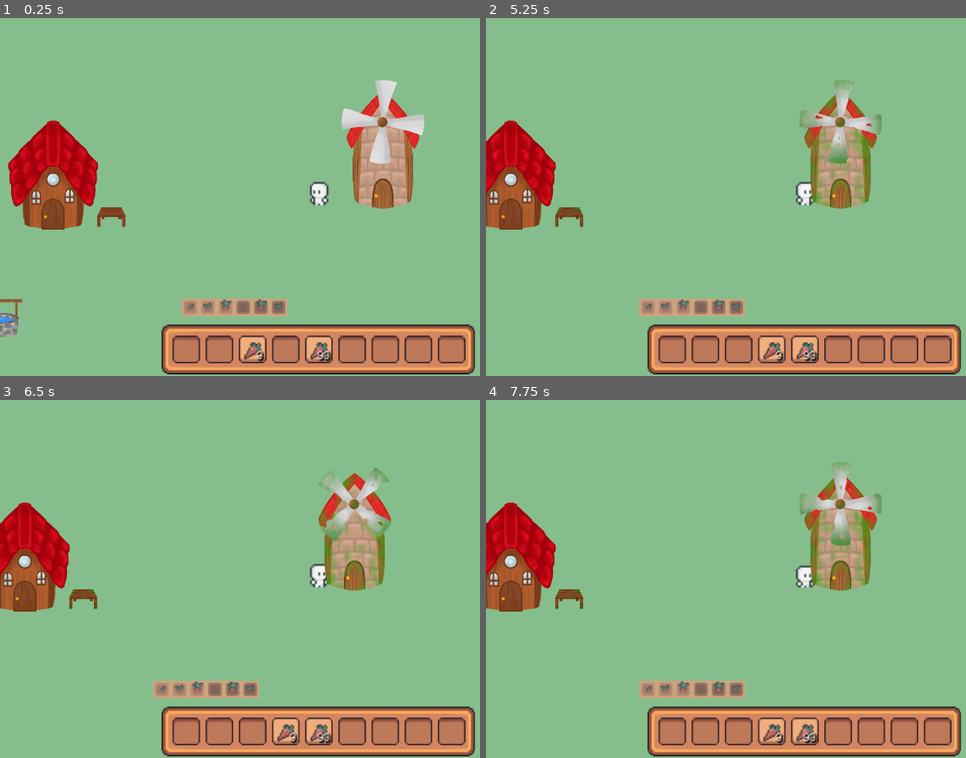
Above: before the commit, frames 1-4 (two rows, left to right).
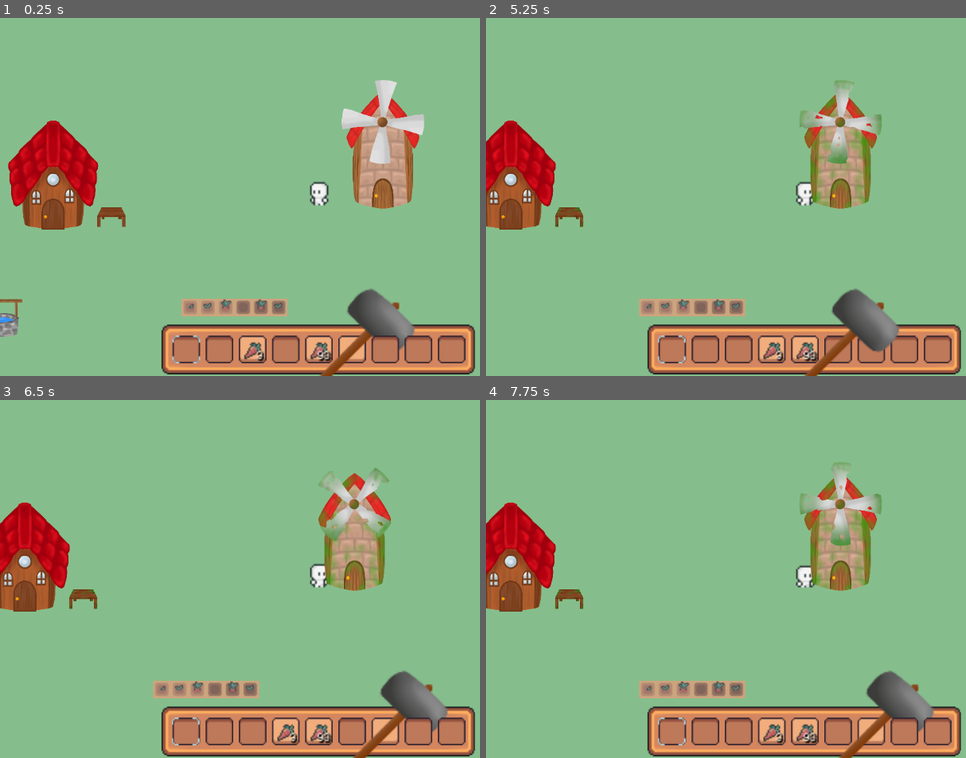
Above: after the commit, the same moments.

Repository: LaClimSx/Back-to-the-roots
Game: Godot game, scene res://Scenes/world.tscn
Two runs of this game, one before a commit and one after it. Both use one fixed random seed, a clock stepped at 60 frames per second and the inputs below.
Inputs (mouse positions are in pixels of both pictures, inside the frame that each line leads up to):
- Up to frame 1 (0.25 s): no input
- Up to frame 2 (5.25 s): click (673, 350) at 0.5 s; click (706, 350) at 1.25 s; click (735, 350) at 2 s; click (769, 350) at 2.75 s; click (802, 350) at 3.5 s; move the mouse to (946, 179) at 4.27 s; hold Right (move_right) 4.28-5 s; hold Space (Interact) 4.28-5 s; click (946, 179) at 4.42 s; tap 1 (select_1, bound only after the commit) at 4.55 s; click (836, 350) at 5 s
- Up to frame 3 (6.5 s): click (384, 732) at 5.75 s
- Up to frame 4 (7.75 s): click (903, 732) at 6.5 s; click (937, 732) at 7.25 s

The runs differ from the first frame. In frame 1, 1.8% of the frame differs, in the area x 35-87%, y 75-100%; in frame 2, 1.8%; in frame 3, 1.8%; in frame 4, 1.8%.

Commit message:
feat: use items

Diff:
--- /dev/null
+++ b/Inventory/Items/hammer.tres
@@ -0,0 +1,17 @@
+[gd_resource type="Resource" script_class="Tool" load_steps=5 format=3 uid="uid://bq8mygvms6a06"]
+
+[ext_resource type="Texture2D" uid="uid://bhrsxjoxalels" path="res://Assets/Outils/Marteau/hammer_broken.png" id="1_ayi1m"]
+[ext_resource type="Script" path="res://Inventory/Items/tool.gd" id="1_kpyv8"]
+[ext_resource type="Texture2D" uid="uid://dppis3ileju38" path="res://Assets/Outils/Marteau/hamme_good.png" id="2_a6six"]
+[ext_resource type="Texture2D" uid="uid://dxmixkdxfacqm" path="res://Assets/Outils/Marteau/hammer_mid.png" id="3_afq6i"]
+
+[resource]
+script = ExtResource("1_kpyv8")
+maxDurability = 6
+durability = 6
+good_texture = ExtResource("2_a6six")
+mid_texture = ExtResource("3_afq6i")
+broken_texture = ExtResource("1_ayi1m")
+name = "hammer"
+texture = ExtResource("2_a6six")
+maxAmount = 1
--- /dev/null
+++ b/Inventory/Items/tool.gd
@@ -0,0 +1,18 @@
+class_name Tool extends Item
+
+@export var maxDurability: int = 100
+@export var durability: int = 100
+@export var good_texture: Texture2D
+@export var mid_texture: Texture2D
+@export var broken_texture: Texture2D
+
+
+func use(player: Player) -> void:
+	if durability > 0:
+		durability -= 1
+
+		if durability <= maxDurability/3:
+			texture = mid_texture
+		if durability == 0:
+			texture = broken_texture
+	print(durability)
--- a/Inventory/inventory.gd
+++ b/Inventory/inventory.gd
@@ -3,6 +3,7 @@
 class_name Inventory
 
 signal updated
+signal use_item
 
 @export var slots: Array[InventorySlot]
 
@@ -21,7 +22,25 @@
 	var index = slots.find(inventorySlot)
 	if index < 0 : return
 
+	remove_at_index(index)
+
+func remove_at_index(index: int) -> void:
 	slots[index] = InventorySlot.new()
+	updated.emit()
 
 func insertSlot(index: int, inventorySlot: InventorySlot):
 	slots[index] = inventorySlot
+
+func use_item_at_index(index: int) -> void:
+	if index < 0 || index >= slots.size() || !slots[index].item: return
+
+	var slot = slots[index]
+	use_item.emit(slot.item)
+	updated.emit()
+
+	if not slot.item is Tool:
+		if slot.amount > 1:
+			slot.amount -= 1
+			updated.emit()
+		else:
+			remove_at_index(index)
--- a/Inventory/inventory_gui.gd
+++ b/Inventory/inventory_gui.gd
@@ -4,6 +4,9 @@
 @onready var inventory : Inventory = preload("res://Inventory/player_inventory.tres")
 @onready var ItemStackGuiClass = preload("res://Inventory/item_stack_gui.tscn")
 @onready var slots: Array = $NinePatchRect/GridContainer.get_children()
+@onready var selector: Sprite2D = $Selector
+
+var currently_selected: int = 0
 
 var itemInHand: ItemStackGUI
 var oldIndex: int = -1
@@ -28,7 +31,9 @@
 func update():
 	for i in range(min(inventory.slots.size(),slots.size())):
 		var inventorySlot : InventorySlot = inventory.slots[i]
-		if !inventorySlot.item: continue
+		if !inventorySlot.item:
+			slots[i].clear()
+			continue
 
 		var itemStackGui: ItemStackGUI = slots[i].itemStackGui
 		if !itemStackGui:
@@ -131,8 +136,53 @@
 	insertItemInSlot(targetSlot)
 	locked = false
 
+func move_selector(direction: int):
+	currently_selected = (currently_selected + direction) % slots.size()
+	selector.global_position = slots[currently_selected].global_position
+
+func select_slot(index: int):
+	currently_selected = index
+	selector.global_position = slots[currently_selected].global_position
+
+func check_selection():
+	if Input.is_action_just_pressed("select_1"):
+		select_slot(0)
+		return
+	if Input.is_action_just_pressed("select_2"):
+		select_slot(1)
+		return
+	if Input.is_action_just_pressed("select_3"):
+		select_slot(2)
+		return
+	if Input.is_action_just_pressed("select_4"):
+		select_slot(3)
+		return
+	if Input.is_action_just_pressed("select_5"):
+		select_slot(4)
+		return
+	if Input.is_action_just_pressed("select_6"):
+		select_slot(5)
+		return
+	if Input.is_action_just_pressed("select_7"):
+		select_slot(6)
+		return
+	if Input.is_action_just_pressed("select_8"):
+		select_slot(7)
+		return
+	if Input.is_action_just_pressed("select_9"):
+		select_slot(8)
+		return
+
 func _input(event):
 	if itemInHand && !locked && (Input.is_action_pressed("Right_click") || Input.is_action_pressed("Interact" ) || Input.is_action_pressed("toggle_inventory")):
 		putItemBack()
+	check_selection()
+	if event is InputEventMouseButton:
+		if event.button_index == MOUSE_BUTTON_WHEEL_UP and event.pressed:
+			move_selector(1)
+		if event.button_index == MOUSE_BUTTON_WHEEL_DOWN and event.pressed:
+			move_selector(-1)
+	elif Input.is_action_just_pressed("Interact"):
+		inventory.use_item_at_index(currently_selected) #TODO : change this later
 
 	updateItemInHand()
--- a/Inventory/item.gd
+++ b/Inventory/item.gd
@@ -4,3 +4,6 @@
 @export var name: String = ""
 @export var texture: Texture2D
 @export var maxAmount: int = 99
+
+func use(player: Player) -> void:
+	pass
--- a/Inventory/player_inventory.tres
+++ b/Inventory/player_inventory.tres
@@ -1,8 +1,9 @@
-[gd_resource type="Resource" script_class="Inventory" load_steps=13 format=3 uid="uid://ctfhbwocw3s3j"]
+[gd_resource type="Resource" script_class="Inventory" load_steps=14 format=3 uid="uid://ctfhbwocw3s3j"]
 
 [ext_resource type="Script" path="res://Inventory/inventory_slot.gd" id="2_rfb0m"]
 [ext_resource type="Resource" uid="uid://cwhad3h02d6cl" path="res://Inventory/Items/carrot.tres" id="2_vim4j"]
 [ext_resource type="Script" path="res://Inventory/inventory.gd" id="3_7py5c"]
+[ext_resource type="Resource" uid="uid://bq8mygvms6a06" path="res://Inventory/Items/hammer.tres" id="4_stsix"]
 
 [sub_resource type="Resource" id="Resource_sitbi"]
 script = ExtResource("2_rfb0m")
@@ -28,7 +29,8 @@
 
 [sub_resource type="Resource" id="Resource_aioo6"]
 script = ExtResource("2_rfb0m")
-amount = 0
+item = ExtResource("4_stsix")
+amount = 1
 
 [sub_resource type="Resource" id="Resource_7brvy"]
 script = ExtResource("2_rfb0m")
--- a/Inventory/slot.gd
+++ b/Inventory/slot.gd
@@ -23,11 +23,16 @@
 
 	inventory.removeSlot(itemStackGui.slot)
 
-	container.remove_child(itemStackGui)
-	itemStackGui = null
-	backgroundSprite.frame = 0
+	clear()
 
 	return item
 
 func isEmpty():
 	return !itemStackGui
+
+func clear() -> void:
+	if itemStackGui:
+		container.remove_child(itemStackGui)
+		itemStackGui = null
+
+	backgroundSprite.frame = 0
--- a/Scenes/inventory_gui.tscn
+++ b/Scenes/inventory_gui.tscn
@@ -1,8 +1,9 @@
-[gd_scene load_steps=4 format=3 uid="uid://btquhh5o6ewuu"]
+[gd_scene load_steps=5 format=3 uid="uid://btquhh5o6ewuu"]
 
 [ext_resource type="Script" path="res://Inventory/inventory_gui.gd" id="1_7bajx"]
 [ext_resource type="Texture2D" uid="uid://bbcrxuaclgkar" path="res://Assets/Tiles/InventoryRect.png" id="1_go0nn"]
 [ext_resource type="PackedScene" uid="uid://cebv80lsj58ew" path="res://Scenes/slot.tscn" id="2_f871n"]
+[ext_resource type="Texture2D" uid="uid://4cuudu3v7wfj" path="res://Assets/Tiles/hotbar_selector.png" id="4_ff162"]
 
 [node name="Inventory" type="Control"]
 layout_mode = 3
@@ -70,3 +71,8 @@
 
 [node name="Slot9" parent="NinePatchRect/GridContainer" instance=ExtResource("2_f871n")]
 layout_mode = 2
+
+[node name="Selector" type="Sprite2D" parent="."]
+position = Vector2(8, 8)
+texture = ExtResource("4_ff162")
+centered = false
--- a/Scripts/player.gd
+++ b/Scripts/player.gd
@@ -1,4 +1,4 @@
-extends CharacterBody2D
+class_name Player extends CharacterBody2D
 
 @export var speed = 100
 var screen_size
@@ -11,6 +11,7 @@
 
 # Called when the node enters the scene tree for the first time.
 func _ready() -> void:
+	inventory.use_item.connect(use_item)
 	screen_size = get_viewport_rect().size
 	hide()
 
@@ -78,3 +79,6 @@
 func start(pos):
 	position = pos
 	show()
+
+func use_item(item: Item) -> void:
+	item.use(self)
--- a/project.godot
+++ b/project.godot
@@ -76,6 +76,51 @@
 "events": [Object(InputEventKey,"resource_local_to_scene":false,"resource_name":"","device":-1,"window_id":0,"alt_press …(192 unchanged characters)…
 ]
 }
+select_1={
+"deadzone": 0.5,
+"events": [Object(InputEventKey,"resource_local_to_scene":false,"resource_name":"","device":0,"window_id":0,"alt_pressed":false,"shift_pressed":false,"ctrl_pressed":false,"meta_pressed":false,"pressed":false,"keycode":0,"physical_keycode":49,"key_label":0,"unicode":0,"location":0,"echo":false,"script":null)
+]
+}
+select_2={
+"deadzone": 0.5,
+"events": [Object(InputEventKey,"resource_local_to_scene":false,"resource_name":"","device":-1,"window_id":0,"alt_pressed":false,"shift_pressed":false,"ctrl_pressed":false,"meta_pressed":false,"pressed":false,"keycode":0,"physical_keycode":50,"key_label":0,"unicode":50,"location":0,"echo":false,"script":null)
+]
+}
+select_3={
+"deadzone": 0.5,
+"events": [Object(InputEventKey,"resource_local_to_scene":false,"resource_name":"","device":-1,"window_id":0,"alt_pressed":false,"shift_pressed":false,"ctrl_pressed":false,"meta_pressed":false,"pressed":false,"keycode":0,"physical_keycode":51,"key_label":0,"unicode":51,"location":0,"echo":false,"script":null)
+]
+}
+select_4={
+"deadzone": 0.5,
+"events": [Object(InputEventKey,"resource_local_to_scene":false,"resource_name":"","device":-1,"window_id":0,"alt_pressed":false,"shift_pressed":false,"ctrl_pressed":false,"meta_pressed":false,"pressed":false,"keycode":0,"physical_keycode":52,"key_label":0,"unicode":52,"location":0,"echo":false,"script":null)
+]
+}
+select_5={
+"deadzone": 0.5,
+"events": [Object(InputEventKey,"resource_local_to_scene":false,"resource_name":"","device":-1,"window_id":0,"alt_pressed":false,"shift_pressed":false,"ctrl_pressed":false,"meta_pressed":false,"pressed":false,"keycode":0,"physical_keycode":53,"key_label":0,"unicode":53,"location":0,"echo":false,"script":null)
+]
+}
+select_6={
+"deadzone": 0.5,
+"events": [Object(InputEventKey,"resource_local_to_scene":false,"resource_name":"","device":-1,"window_id":0,"alt_pressed":false,"shift_pressed":false,"ctrl_pressed":false,"meta_pressed":false,"pressed":false,"keycode":0,"physical_keycode":54,"key_label":0,"unicode":54,"location":0,"echo":false,"script":null)
+]
+}
+select_7={
+"deadzone": 0.5,
+"events": [Object(InputEventKey,"resource_local_to_scene":false,"resource_name":"","device":-1,"window_id":0,"alt_pressed":false,"shift_pressed":false,"ctrl_pressed":false,"meta_pressed":false,"pressed":false,"keycode":0,"physical_keycode":55,"key_label":0,"unicode":55,"location":0,"echo":false,"script":null)
+]
+}
+select_8={
+"deadzone": 0.5,
+"events": [Object(InputEventKey,"resource_local_to_scene":false,"resource_name":"","device":-1,"window_id":0,"alt_pressed":false,"shift_pressed":false,"ctrl_pressed":false,"meta_pressed":false,"pressed":false,"keycode":0,"physical_keycode":56,"key_label":0,"unicode":56,"location":0,"echo":false,"script":null)
+]
+}
+select_9={
+"deadzone": 0.5,
+"events": [Object(InputEventKey,"resource_local_to_scene":false,"resource_name":"","device":-1,"window_id":0,"alt_pressed":false,"shift_pressed":false,"ctrl_pressed":false,"meta_pressed":false,"pressed":false,"keycode":0,"physical_keycode":57,"key_label":0,"unicode":57,"location":0,"echo":false,"script":null)
+]
+}
 
 [rendering]
 
Renamed: Assets/Outils/Marteau/Sans titre 46_20241017143805.png -> Assets/Outils/Marteau/hamme_good.png
Not shown, changed: Assets/Outils/Marteau/hamme_good.png.import
Renamed: Assets/Outils/Marteau/Sans titre 46_20241017144053.png -> Assets/Outils/Marteau/hammer_broken.png
Not shown, changed: Assets/Outils/Marteau/hammer_broken.png.import
Renamed: Assets/Outils/Marteau/Sans titre 46_20241017143930.png -> Assets/Outils/Marteau/hammer_mid.png
Not shown, changed: Assets/Outils/Marteau/hammer_mid.png.import
